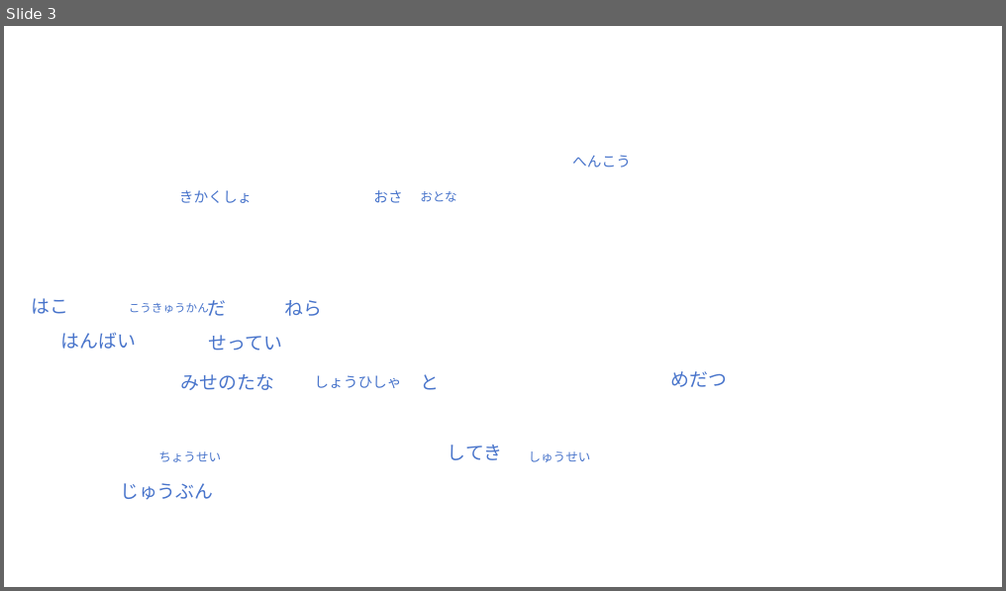
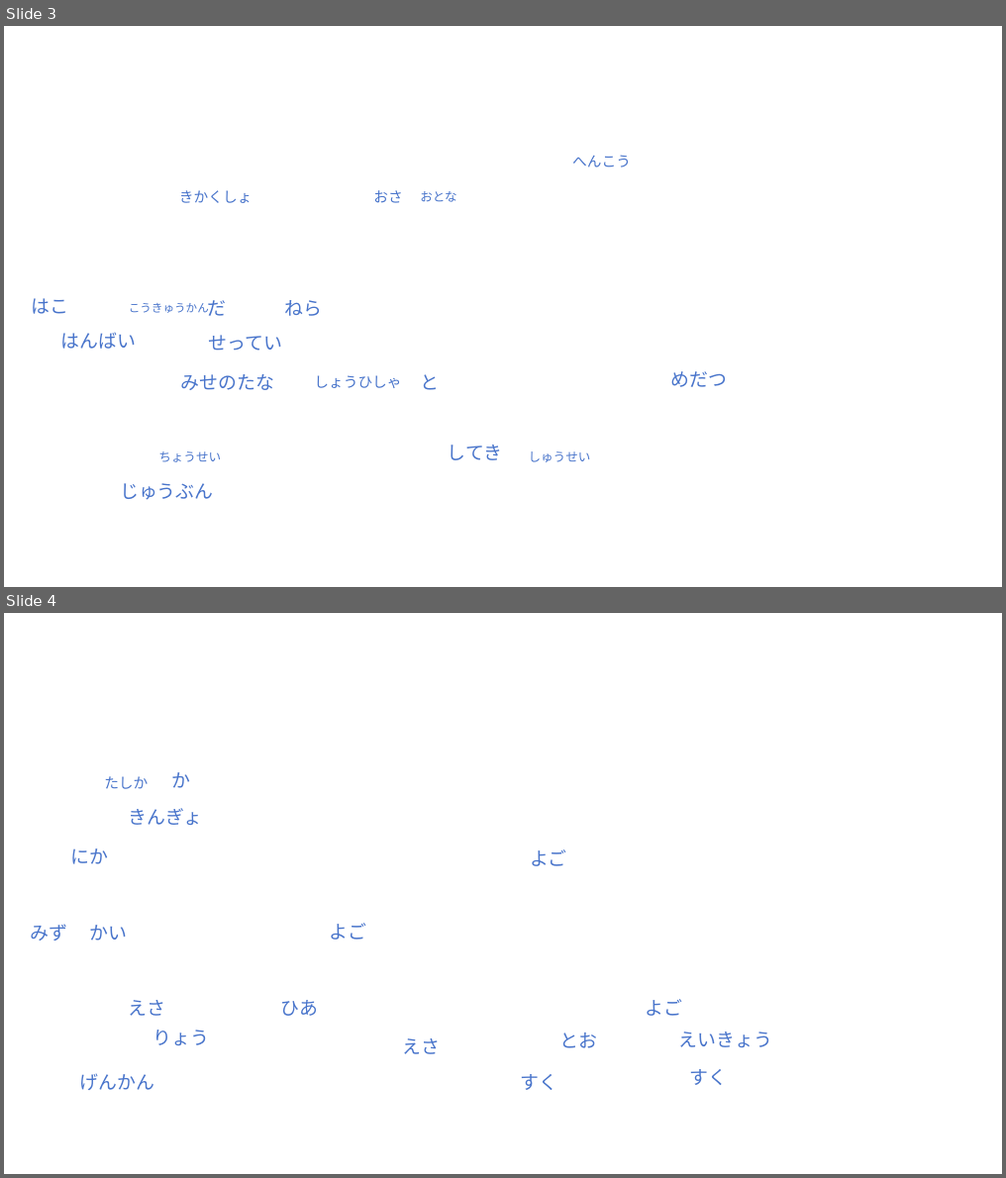
Before and after one commit to njxuxiao/2025_12, a slide deck: LISTEN/2_22_12.pptx. Shown one above the other, each under a label of ours: slide 3 before the commit, slides 3 and 4 after it. The pictures are 1006x591 and 1006x1178 pixels, drawn with LibreOffice and Linux fonts; fonts in the diff are those of the drawing; background and template pictures are left out. Boxes give left, top, right and bottom in pixels: in the first picture for what was removed or moved away, otherwise in the second. Text is boxed around its words. In the diff, an @@ line names an element or a change of style, - is before the commit and + after.

```diff
--- a/LISTEN/2_22_12.pptx
+++ b/LISTEN/2_22_12.pptx
@@ slide 4 added at bbox=[4, 613, 1002, 1174], background picture (left out) @@
@@ text added at bbox=[104, 776, 148, 789], 14 pt, text #4874CB @@
+たしか
@@ text added at bbox=[172, 772, 191, 788], 18 pt, text #4874CB @@
+か
@@ text added at bbox=[128, 808, 202, 825], 18 pt, text #4874CB @@
+きんぎょ
@@ text added at bbox=[71, 849, 109, 864], 18 pt, text #4874CB @@
+にか
@@ text added at bbox=[530, 850, 567, 866], 18 pt, text #4874CB @@
+よご
@@ text added at bbox=[31, 924, 68, 941], 18 pt, text #4874CB @@
+みず
@@ text added at bbox=[90, 925, 128, 941], 18 pt, text #4874CB @@
+かい
@@ text added at bbox=[329, 923, 366, 940], 18 pt, text #4874CB @@
+よご
@@ text added at bbox=[128, 1000, 165, 1016], 18 pt, text #4874CB @@
+えさ
@@ text added at bbox=[281, 1000, 319, 1016], 18 pt, text #4874CB @@
+ひあ
@@ text added at bbox=[645, 999, 682, 1016], 18 pt, text #4874CB @@
+よご
@@ text added at bbox=[153, 1030, 210, 1046], 18 pt, text #4874CB @@
+りょう
@@ text added at bbox=[403, 1039, 441, 1055], 18 pt, text #4874CB @@
+えさ
@@ text added at bbox=[559, 1033, 597, 1049], 18 pt, text #4874CB @@
+とお
@@ text added at bbox=[678, 1032, 771, 1048], 18 pt, text #4874CB @@
+えいきょう
@@ text added at bbox=[80, 1073, 155, 1090], 18 pt, text #4874CB @@
+げんかん
@@ text added at bbox=[520, 1074, 557, 1090], 18 pt, text #4874CB @@
+すく
@@ text added at bbox=[689, 1069, 727, 1085], 18 pt, text #4874CB @@
+すく
```
Also in this commit, not shown: 1 other slide added, 1 slide removed, 2 other files.
